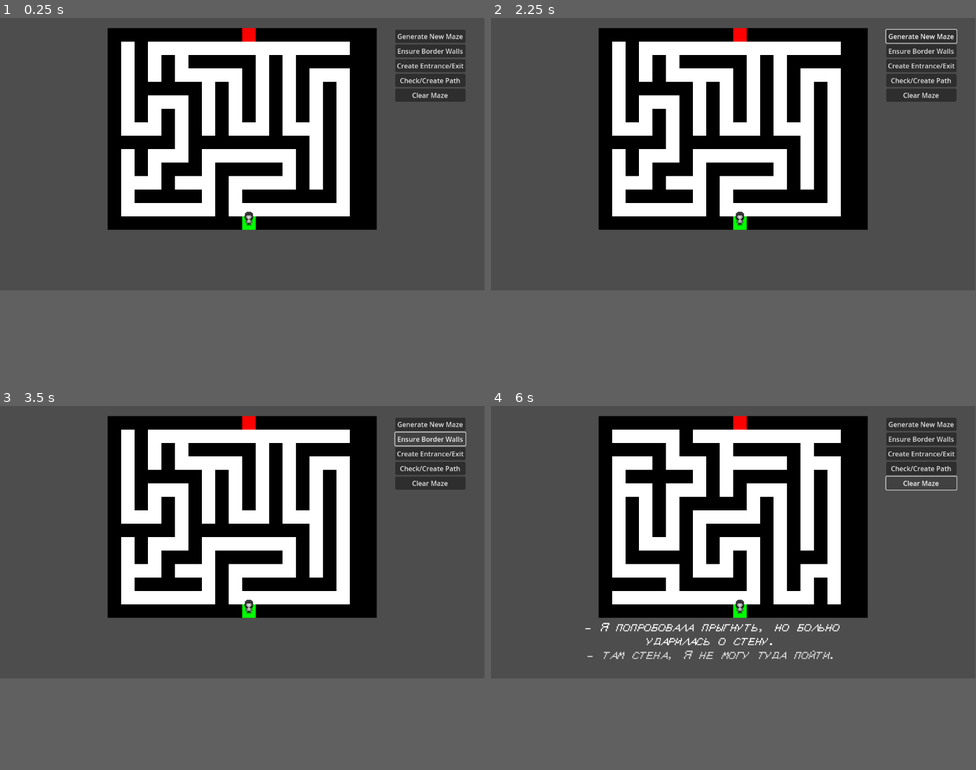
Above: before the commit, frames 1-4 (two rows, left to right).
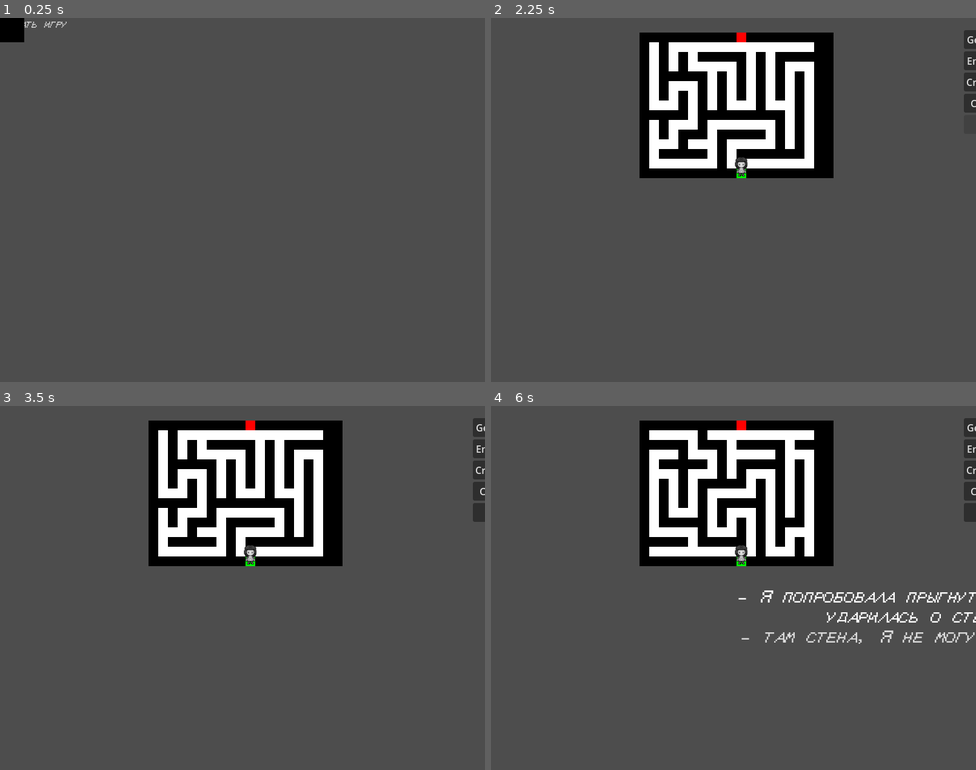
Above: after the commit, the same moments.

Repository: de43gy/complete-darkness-horror-to-pashtet-gamejam
Game: Godot game, scene res://scenes/ui/game_menu/game_menu.tscn
The game is run twice, just before and just after one commit, with the same random seed, the same clock (stepped at 60 frames per second) and the same inputs. Before the commit the project starts from res://scenes/main/main/main.tscn.
Inputs (mouse positions are in pixels of both pictures, inside the frame that each line leads up to):
- Up to frame 1 (0.25 s): no input
- Up to frame 2 (2.25 s): click (922, 36) at 0.5 s, where only the run before the commit has a clickable "Generate New Maze"; click (922, 36) at 1.25 s, where only the run before the commit has a clickable "Generate New Maze"; click (524, 21) at 2 s, where only the run after the commit has a clickable "НАЧАТЬ ИГРУ"
- Up to frame 3 (3.5 s): click (431, 438) at 2.75 s, where only the run before the commit has a clickable "Ensure Border Walls"
- Up to frame 4 (6 s): click (922, 467) at 3.5 s, where only the run before the commit has a clickable "Check/Create Path"; click (922, 482) at 4.25 s, where only the run before the commit has a clickable "Clear Maze"; tap Enter at 5 s; hold Right (ui_right) 5.03-5.78 s; tap Space (ui_select) at 5.27, 5.75 s; hold Down (ui_down) from 5.78 s (still down)
In our replay, the window is 799x449 before the commit and 800x600 after it. These sizes can differ from the game's own. Grey fills any space a smaller window leaves; there, only what the larger window draws over its background counts as a difference.

The runs differ from the first frame. In frame 1, 33% of the frame differs, in the area x 0-96%, y 0-59%; in frame 2, 25%; in frame 3, 25%; in frame 4, 27%.

Commit message:
screen sizes, game menu scene, outlined the layout of the main scene – created the structure and passed references through groups

Diff:
--- a/project.godot
+++ b/project.godot
@@ -12,7 +12,7 @@
 
 config/name="Complete Darkness Horror to Pashtet Gamejam"
 config/tags=PackedStringArray("gamejam", "in_development", "my_project")
-run/main_scene="res://scenes/main/main/main.tscn"
+run/main_scene="res://scenes/ui/game_menu/game_menu.tscn"
 config/features=PackedStringArray("4.3", "GL Compatibility")
 config/icon="res://icon.svg"
 config/warnings/inferred_declaration=1
@@ -25,6 +25,17 @@
 
 gdscript/warnings/untyped_declaration=1
 gdscript/warnings/inferred_declaration=1
+
+[display]
+
+window/size/viewport_width=800
+window/size/viewport_height=600
+window/size/initial_position_type=0
+window/stretch/mode="viewport"
+
+[global_group]
+
+game_elements=""
 
 [input]
 
--- a/resources/fonts/black_gray_theme.tres
+++ b/resources/fonts/black_gray_theme.tres
@@ -1,3 +1,6 @@
-[gd_resource type="Theme" format=3 uid="uid://ddlr6bpaj0gtv"]
+[gd_resource type="Theme" load_steps=2 format=3 uid="uid://ddlr6bpaj0gtv"]
+
+[ext_resource type="FontFile" uid="uid://c4ysy2ncnu20m" path="res://resources/fonts/Zelda DXTT (BRK) RUS by SubRaiN Regular.ttf" id="1_xmmnm"]
 
 [resource]
+default_font = ExtResource("1_xmmnm")
--- a/scenes/entities/player/player.gd
+++ b/scenes/entities/player/player.gd
@@ -4,14 +4,16 @@
 
 @onready var animated_sprite = $AnimatedSprite2D
 
-var message_log: Control = null
+var message_log: MessageLog
 
 enum CellContent { WALL, EMPTY, ENTRANCE, EXIT }
 
 func _ready():
-	MazeConstants.connect("message_log_set", Callable(self, "_on_message_log_set"))
-	if MazeConstants.message_log:
-		_on_message_log_set(MazeConstants.message_log)
+	var game_elements = get_tree().get_nodes_in_group("game_elements")
+	for elements in game_elements:
+		if elements is MessageLog:
+			message_log = elements
+			print(message_log)
 
 func _on_message_log_set(log):
 	message_log = log
--- a/scenes/entities/player/player.tscn
+++ b/scenes/entities/player/player.tscn
@@ -361,7 +361,7 @@
 [node name="CollisionShape2D" type="CollisionShape2D" parent="."]
 shape = SubResource("RectangleShape2D_31lcm")
 
-[node name="AnimatedSprite2D" type="AnimatedSprite2D" parent="."]
+[node name="AnimatedSprite2D" type="AnimatedSprite2D" parent="." groups=["game_elements"]]
 position = Vector2(-1, -13)
 sprite_frames = SubResource("SpriteFrames_c34uq")
 animation = &"walk_down"
--- a/scenes/main/labyrinth/labyrinth.gd
+++ b/scenes/main/labyrinth/labyrinth.gd
@@ -1,4 +1,6 @@
 extends Node2D
+
+class_name Labyrinth
 
 @onready var LabyrinthContainer := $LabyrinthContainer
 
@@ -78,10 +80,9 @@
 	return wall
 
 func spawn_player():
-	if player:
-		player.position = Vector2(MazeConstants.entrance_pos.x * MazeConstants.CELL_SIZE + MazeConstants.CELL_SIZE/2, MazeConstants.entrance_pos.y * MazeConstants.CELL_SIZE + MazeConstants.CELL_SIZE/2)
-		return
-	player = PlayerScene.instantiate()
+	if player == null:
+		player = PlayerScene.instantiate()
+
 	player.position = Vector2(MazeConstants.entrance_pos.x * MazeConstants.CELL_SIZE + MazeConstants.CELL_SIZE/2, MazeConstants.entrance_pos.y * MazeConstants.CELL_SIZE + MazeConstants.CELL_SIZE/2)
 
 	add_child(player)
--- a/scenes/main/labyrinth/labyrinth.tscn
+++ b/scenes/main/labyrinth/labyrinth.tscn
@@ -7,9 +7,10 @@
 script = ExtResource("1_gf0v0")
 
 [node name="LabyrinthContainer" type="ColorRect" parent="."]
-custom_minimum_size = Vector2(640, 480)
+custom_minimum_size = Vector2(320, 240)
 offset_right = 40.0
 offset_bottom = 40.0
 color = Color(0, 0, 0, 1)
 script = ExtResource("3_5xhwg")
+cell_size = 16
 show_grid = false
--- a/scenes/main/main/main.gd
+++ b/scenes/main/main/main.gd
@@ -1,9 +1,15 @@
-extends Node2D
+extends Control
 
-@onready var labyrinth = $Labyrinth
-@onready var ui = $UserInterface
-@onready var message_log = $MessageLog
+@onready var labyrinth: Labyrinth
+@onready var ui: UserInterface
+@onready var message_log: MessageLog
 
 func _ready():
-	MazeConstants.set_message_log(message_log)
-	labyrinth.spawn_player()
+	var game_elements = get_tree().get_nodes_in_group("game_elements")
+	for element in game_elements:
+		if element is Labyrinth:
+			labyrinth = element
+		elif element is MessageLog:
+			message_log = element
+		elif element is UserInterface:
+			ui = element
--- a/scenes/main/main/main.tscn
+++ b/scenes/main/main/main.tscn
@@ -1,32 +1,52 @@
-[gd_scene load_steps=6 format=3 uid="uid://dsq1urcace0fi"]
+[gd_scene load_steps=5 format=3 uid="uid://dsq1urcace0fi"]
 
 [ext_resource type="PackedScene" uid="uid://7vhvvro5wc3n" path="res://scenes/main/labyrinth/labyrinth.tscn" id="1_tcj1k"]
 [ext_resource type="Script" path="res://scenes/main/main/main.gd" id="1_v0esx"]
 [ext_resource type="PackedScene" uid="uid://b4fh2upqcbns8" path="res://scenes/ui/user_interface/user_interface.tscn" id="2_q8ep8"]
 [ext_resource type="PackedScene" uid="uid://bi0x8gx5yrxtq" path="res://scenes/ui/message_log/message_log.tscn" id="3_o8oto"]
 
-[sub_resource type="Environment" id="Environment_t1xdu"]
-background_color = Color(0.454524, 0.454524, 0.454524, 1)
-ambient_light_source = 2
-
-[node name="Main" type="Node2D"]
-position = Vector2(1, 0)
+[node name="Main" type="Control" groups=["game_elements"]]
+layout_mode = 3
+anchors_preset = 15
+anchor_right = 1.0
+anchor_bottom = 1.0
+grow_horizontal = 2
+grow_vertical = 2
+size_flags_horizontal = 3
+size_flags_vertical = 3
 script = ExtResource("1_v0esx")
 
-[node name="WorldEnvironment" type="WorldEnvironment" parent="."]
-environment = SubResource("Environment_t1xdu")
+[node name="MarginContainer" type="MarginContainer" parent="."]
+layout_mode = 1
+anchors_preset = 15
+anchor_right = 1.0
+anchor_bottom = 1.0
+grow_horizontal = 2
+grow_vertical = 2
+theme_override_constants/margin_left = 20
+theme_override_constants/margin_top = 20
+theme_override_constants/margin_right = 20
+theme_override_constants/margin_bottom = 20
 
-[node name="Labyrinth" parent="." instance=ExtResource("1_tcj1k")]
-position = Vector2(255, 24)
+[node name="HBoxContainer" type="HBoxContainer" parent="MarginContainer"]
+layout_mode = 2
+theme_override_constants/separation = 20
 
-[node name="UserInterface" parent="." instance=ExtResource("2_q8ep8")]
-offset_left = 939.0
-offset_top = 28.0
-offset_right = 979.0
-offset_bottom = 68.0
+[node name="CenterContainer" type="CenterContainer" parent="MarginContainer/HBoxContainer"]
+layout_mode = 2
+size_flags_horizontal = 3
 
-[node name="MessageLog" parent="." instance=ExtResource("3_o8oto")]
-offset_left = 205.0
-offset_top = 512.0
-offset_right = 945.0
-offset_bottom = 632.0
+[node name="VBoxContainer" type="VBoxContainer" parent="MarginContainer/HBoxContainer/CenterContainer"]
+layout_mode = 2
+theme_override_constants/separation = 20
+
+[node name="Labyrinth" parent="MarginContainer/HBoxContainer/CenterContainer/VBoxContainer" groups=["game_elements"] instance=ExtResource("1_tcj1k")]
+position = Vector2(-145, -276)
+
+[node name="MessageLog" parent="MarginContainer/HBoxContainer/CenterContainer/VBoxContainer" groups=["game_elements"] instance=ExtResource("3_o8oto")]
+layout_mode = 2
+
+[node name="UserInterface" parent="MarginContainer/HBoxContainer" groups=["game_elements"] instance=ExtResource("2_q8ep8")]
+layout_mode = 2
+size_flags_horizontal = 8
+size_flags_vertical = 0
--- /dev/null
+++ b/scenes/ui/game_menu/game_menu.gd
@@ -0,0 +1,9 @@
+extends Control
+
+@export var game_scene: PackedScene
+
+func _ready():
+	$StartButton.pressed.connect(self._on_start_button_pressed)
+
+func _on_start_button_pressed():
+	get_tree().change_scene_to_packed(game_scene)
--- /dev/null
+++ b/scenes/ui/game_menu/game_menu.tscn
@@ -0,0 +1,30 @@
+[gd_scene load_steps=4 format=3 uid="uid://bj62ywn4rsc6f"]
+
+[ext_resource type="Theme" uid="uid://ddlr6bpaj0gtv" path="res://resources/fonts/black_gray_theme.tres" id="1_0yhl1"]
+[ext_resource type="Script" path="res://scenes/ui/game_menu/game_menu.gd" id="1_g77u7"]
+[ext_resource type="PackedScene" uid="uid://dsq1urcace0fi" path="res://scenes/main/main/main.tscn" id="2_1gnwe"]
+
+[node name="GameMenu" type="Control"]
+layout_mode = 3
+anchors_preset = 0
+offset_right = 40.0
+offset_bottom = 40.0
+script = ExtResource("1_g77u7")
+game_scene = ExtResource("2_1gnwe")
+
+[node name="StartButton" type="Button" parent="."]
+layout_mode = 0
+offset_right = 8.0
+offset_bottom = 8.0
+theme = ExtResource("1_0yhl1")
+text = "НАЧАТЬ ИГРУ"
+flat = true
+
+[node name="ColorRect" type="ColorRect" parent="."]
+layout_mode = 1
+anchors_preset = 15
+anchor_right = 1.0
+anchor_bottom = 1.0
+grow_horizontal = 2
+grow_vertical = 2
+color = Color(0, 0, 0, 1)
--- a/scenes/ui/message_log/message_log.gd
+++ b/scenes/ui/message_log/message_log.gd
@@ -1,4 +1,7 @@
 extends Control
+
+class_name MessageLog
+
 @onready var rich_text_label = $RichTextLabel
 var new_font = preload("res://resources/fonts/Zelda DXTT (BRK) RUS by SubRaiN Regular.ttf")
 const MAX_LINES = 6
--- a/scenes/ui/user_interface/user_interface.gd
+++ b/scenes/ui/user_interface/user_interface.gd
@@ -1,4 +1,6 @@
 extends Control
+
+class_name UserInterface
 
 signal generate_maze
 signal ensure_borders
--- a/scripts/utilities/maze_generators/maze_constants.gd
+++ b/scripts/utilities/maze_generators/maze_constants.gd
@@ -3,7 +3,7 @@
 
 const WIDTH = 20
 const HEIGHT = 15
-const CELL_SIZE = 32
+const CELL_SIZE = 16
 const TIMEOUT = 1000
 
 const WALL = 1
@@ -20,6 +20,6 @@
 signal message_log_set(log)
 var message_log: Control = null
 
-func set_message_log(log):
-	message_log = log
-	emit_signal("message_log_set", log)
+#func set_message_log(log):
+	#message_log = log
+	#emit_signal("message_log_set", log)
